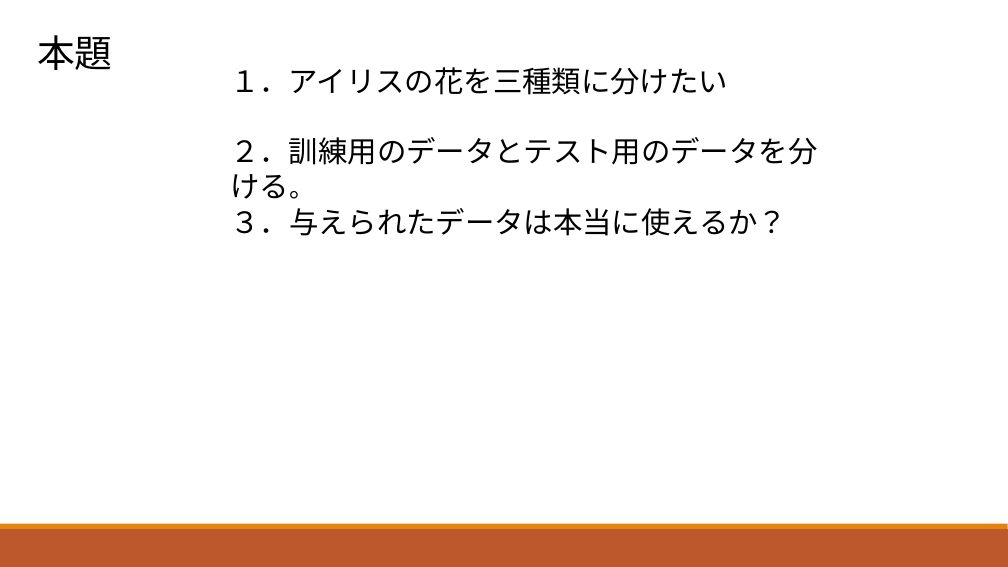
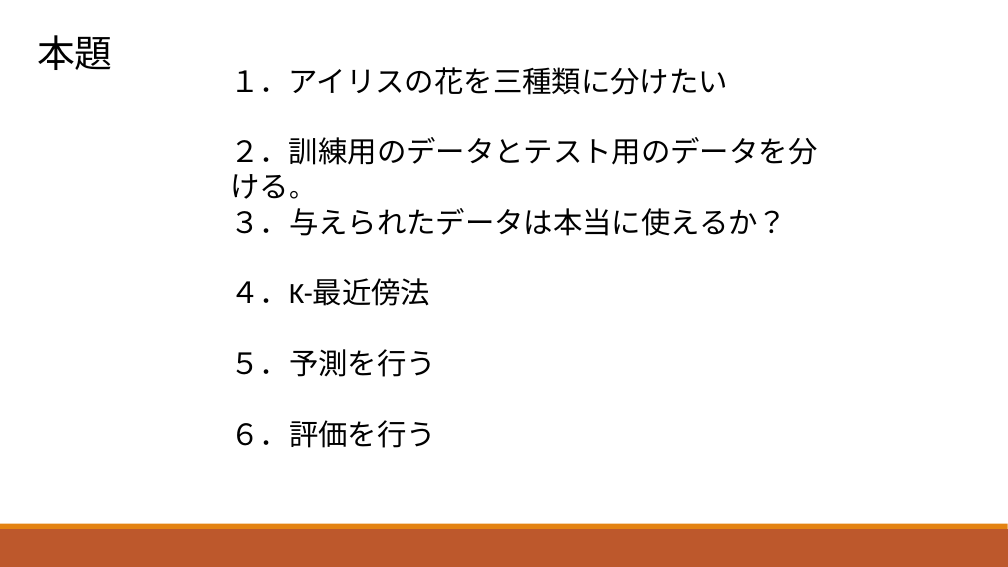
Before and after one commit to yamamotoshota0903/python_machine_learning, a slide deck: slide 4 of pythonではじめる機械学習1008.pptx. Drawn at 1008x567 pixels with LibreOffice and Linux fonts; fonts in the diff are those of the drawing. Boxes give left, top, right and bottom in pixels: in the first picture for what was removed or moved away, otherwise in the second. Text is boxed around its words. In the diff, an @@ line names an element or a change of style, - is before the commit and + after.

```diff
--- a/pythonではじめる機械学習1008.pptx
+++ b/pythonではじめる機械学習1008.pptx
@@ text added at box(230, 278, 430, 306), 28 pt, text #000000 @@
+４．K-最近傍法
@@ text added at box(230, 349, 436, 377), 28 pt, text #000000 @@
+５．予測を行う
@@ text added at box(230, 420, 436, 448), 28 pt, text #000000 @@
+６．評価を行う
```
Also in this commit, not shown: 1 other slide changed, 1 other file.
